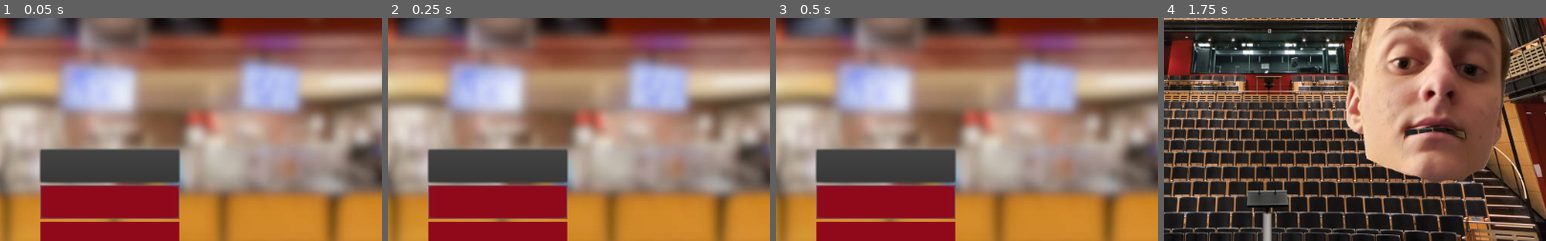
Above: before the commit, frames 1-4 (left to right).
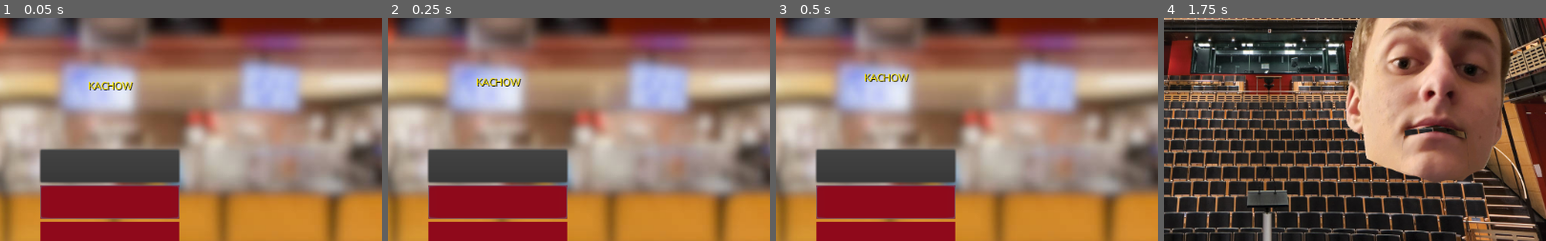
Above: after the commit, the same moments.

Repository: Apexal/wrathskeller
Game: Godot game, scene res://src/scenes/menu/Menu.tscn
The game is run twice, just before and just after one commit, with the same random seed, the same clock (stepped at 60 frames per second) and the same inputs.
Inputs (mouse positions are % of the whole screen's width and height, from its top left):
- Up to frame 1 (0.05 s): no input
- Up to frame 2 (0.25 s): no input
- Up to frame 3 (0.5 s): no input
- Up to frame 4 (1.75 s): click "Training" at 0.5 s; move the mouse to (72, 45) at 1.27 s
The pictures show only the part of the screen within x 36-86%, y 31-81%; the shares and areas given below are measured in that part.

The runs differ from the first frame. In frame 1, 0.3% of the frame differs, in the area x 23-35%, y 28-33%; in frame 2, 0.3%, in the area x 23-35%, y 26-31%; in frame 3, 0.3%; in frame 4, nothing differs.

Commit message:
small subtitle animation
subtitle just bobs up and down because i can't figure out how to mess with the font size and keep it centered

Diff:
--- a/src/scenes/menu/Menu.tscn
+++ b/src/scenes/menu/Menu.tscn
@@ -21,6 +21,22 @@
 Button/styles/hover = SubResource( 3 )
 Button/styles/normal = SubResource( 2 )
 Button/styles/pressed = SubResource( 4 )
+
+[sub_resource type="Animation" id=5]
+resource_name = "Subtitle"
+loop = true
+tracks/0/type = "value"
+tracks/0/path = NodePath("VBoxContainer/AnimationPlayer/Subtitle:rect_position")
+tracks/0/interp = 1
+tracks/0/loop_wrap = true
+tracks/0/imported = false
+tracks/0/enabled = true
+tracks/0/keys = {
+"times": PoolRealArray( 0, 0.5, 1 ),
+"transitions": PoolRealArray( 1, 1, 1 ),
+"update": 0,
+"values": [ Vector2( 335, 272 ), Vector2( 335, 260 ), Vector2( 335, 272 ) ]
+}
 
 [node name="Menu" type="Control"]
 anchor_right = 1.0
@@ -105,10 +121,16 @@
 "_edit_use_anchors_": false
 }
 
-[node name="Subtitle" type="Label" parent="VBoxContainer"]
-margin_top = 93.0
-margin_right = 355.0
-margin_bottom = 114.0
+[node name="AnimationPlayer" type="AnimationPlayer" parent="VBoxContainer"]
+root_node = NodePath("../..")
+autoplay = "Subtitle"
+anims/Subtitle = SubResource( 5 )
+
+[node name="Subtitle" type="Label" parent="VBoxContainer/AnimationPlayer"]
+margin_left = 335.0
+margin_top = 267.732
+margin_right = 690.0
+margin_bottom = 288.732
 hint_tooltip = "Restart to see a new one!"
 mouse_filter = 1
 custom_colors/font_color = Color( 1, 0.909804, 0, 1 )
@@ -116,6 +138,9 @@
 align = 1
 uppercase = true
 script = ExtResource( 6 )
+__meta__ = {
+"_edit_use_anchors_": false
+}
 
 [connection signal="pressed" from="Buttons/Start" to="." method="_on_StartButton_pressed"]
 [connection signal="pressed" from="Buttons/Training" to="." method="_on_TrainingButton_pressed"]
Not shown: 1 places in src/scenes/menu/Menu.tscn that only renumber resources
